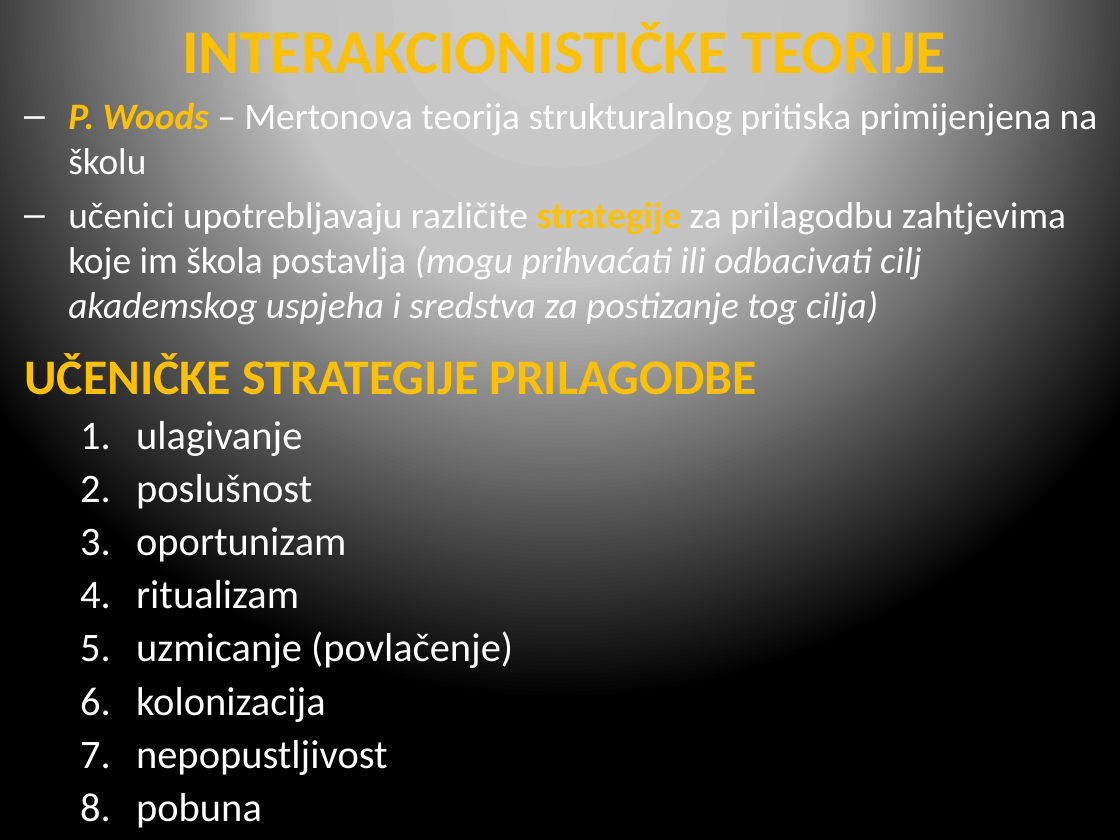
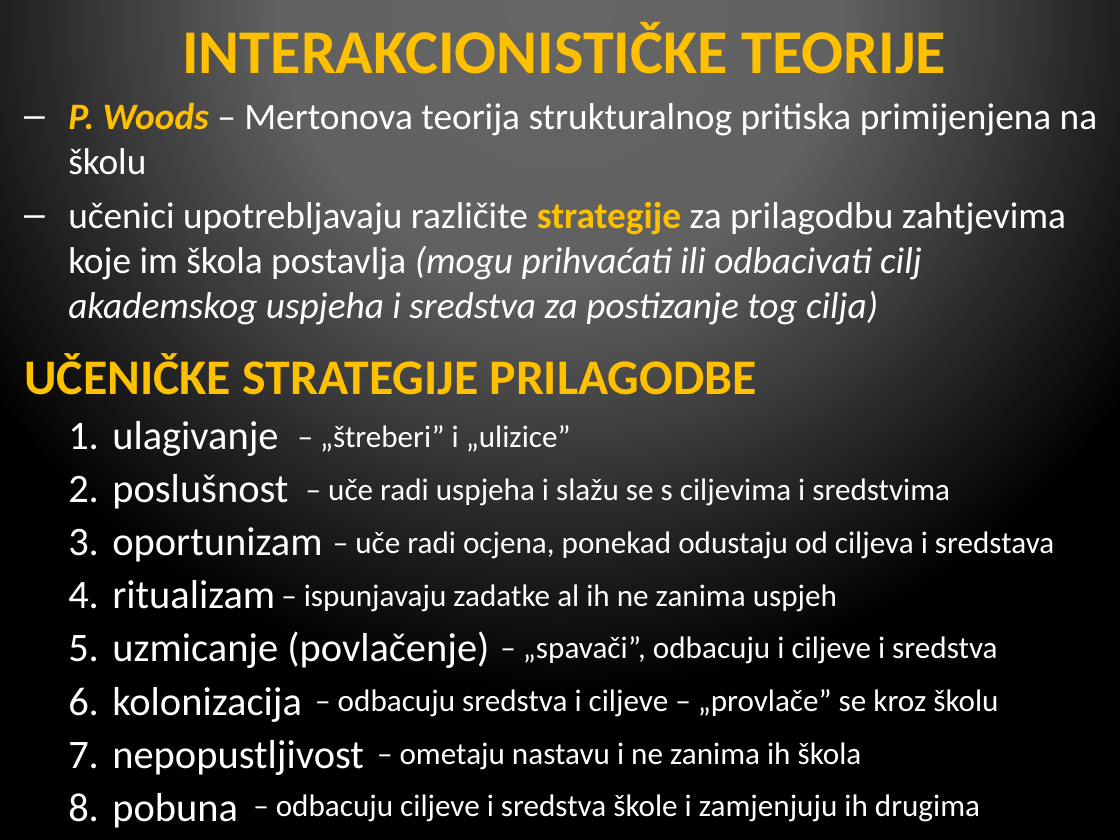
Before and after one commit to srednja-skola/sociologija, a slide deck: slide 8 of data/pptx/009_obrazovanje_i_skolstvo.pptx. Drawn at 1120x840 pixels with LibreOffice and Linux fonts; fonts in the diff are those of the drawing; background and template pictures are left out. Boxes give left, top, right and bottom in pixels: in the first picture for what was removed or moved away, otherwise in the second. Text is boxed around its words. In the diff, an @@ line names an element or a change of style, - is before the commit and + after.

```diff
--- a/data/pptx/009_obrazovanje_i_skolstvo.pptx
+++ b/data/pptx/009_obrazovanje_i_skolstvo.pptx
@@ rectangle added at [0, 0, 1120, 840], fill #000000 at 50% opacity @@
@@ text at [112, 421, 489, 775]: indent changed @@
@@ text added at [320, 425, 571, 452], 20 pt, text #FFFFFF @@
+– „štreberi” i „ulizice”
@@ text added at [328, 478, 950, 506], 20 pt, text #FFFFFF @@
+– uče radi uspjeha i slažu se s ciljevima i sredstvima
@@ text added at [355, 531, 1054, 559], 20 pt, text #FFFFFF @@
+– uče radi ocjena, ponekad odustaju od ciljeva i sredstava
@@ text added at [304, 584, 837, 612], 20 pt, text #FFFFFF @@
+– ispunjavaju zadatke al ih ne zanima uspjeh
@@ text added at [523, 636, 997, 664], 20 pt, text #FFFFFF @@
+– „spavači”, odbacuju i ciljeve i sredstva
@@ text added at [338, 689, 998, 717], 20 pt, text #FFFFFF @@
+– odbacuju sredstva i ciljeve – „provlače” se kroz školu
@@ text added at [400, 742, 862, 770], 20 pt, text #FFFFFF @@
+– ometaju nastavu i ne zanima ih škola
@@ text added at [276, 794, 980, 822], 20 pt, text #FFFFFF @@
+– odbacuju ciljeve i sredstva škole i zamjenjuju ih drugima
```
Also in this commit, not shown: 3 other slides changed, 3 slides added, 1 slide removed, 1 other file.
